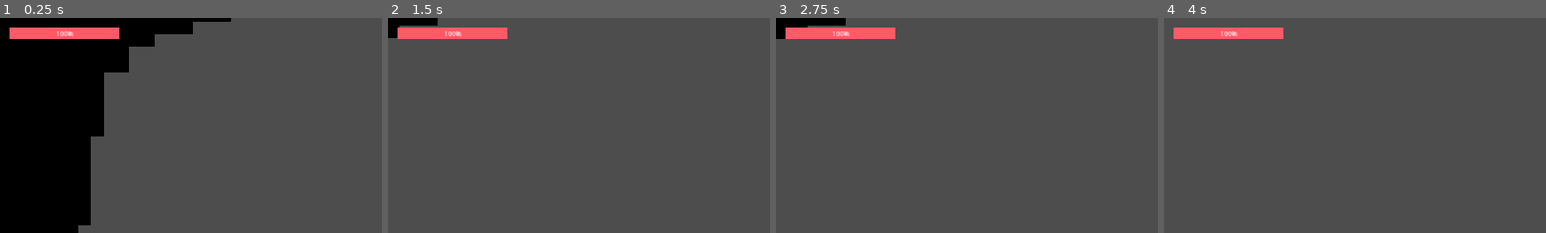
Above: before the commit, frames 1-4 (left to right).
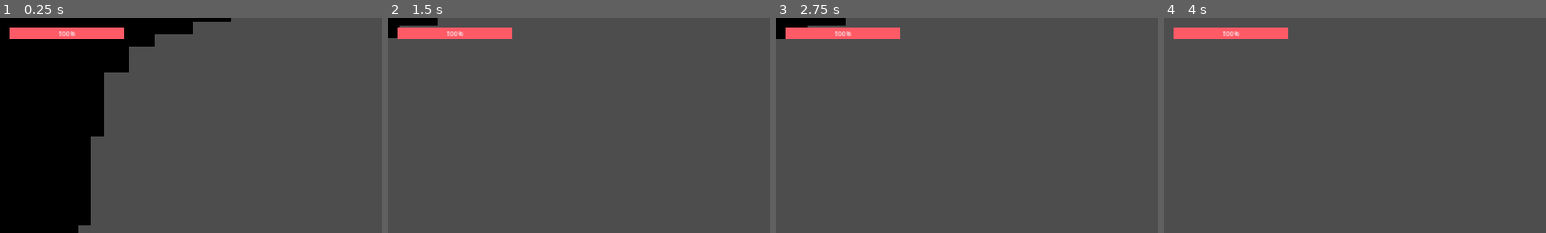
Above: after the commit, the same moments.

Repository: level-up-games/game-repo
Game: Godot game, scene res://2. Areas/1. Abandoned City/Scenes/abandoned_city_1.tscn
Same seed, same stepped clock (60 frames per second), same inputs: the game is played once before the commit and once after it. This scene is started directly instead of the project's main scene.
Inputs (mouse positions are % of the whole screen's width and height, from its top left):
- Up to frame 1 (0.25 s): no input
- Up to frame 2 (1.5 s): move the mouse to (72, 45) at 0.52 s; press the mouse at (72, 45) at 0.53 s; hold D (Move_Right) from 0.53 s (still down); tap Space (Jump) at 0.77 s; move the mouse to (30, 55) at 1.27 s; release the mouse at (30, 55) at 1.28 s; right-click (30, 55) at 1.35 s
- Up to frame 3 (2.75 s): tap Space (Jump) at 1.52 s; move the mouse to (60, 28) at 2.02 s; release D (Move_Right) at 2.03 s; hold A (Move_Left) from 2.03 s (still down); tap Alt (Counter) at 2.1 s
- Up to frame 4 (4 s): move the mouse to (45, 70) at 2.77 s; release A (Move_Left) at 2.78 s; hold D (Move_Right) from 2.78 s (still down); tap Shift (Dash) at 2.85 s; tap Space (Jump) at 3.02, 3.77 s; move the mouse to (80, 65) at 3.52 s; press the mouse at (80, 65) at 3.53 s
The pictures show only the part of the screen within x 0-50%, y 0-50%; the shares and areas given below are measured in that part.

The runs differ from the first frame. In frame 1, 0.1% of the frame differs, in the area x 15-33%, y 4-10%; in frame 2, 0.1%; in frame 3, 0.1%; in frame 4, 0.1%.

Commit message:
Rewrite inventory (Halfway)

Diff:
--- a/1. Other/1. Inventory/Assets/InventoryUI.tscn
+++ /dev/null
@@ -1,13 +0,0 @@
-[gd_scene load_steps=2 format=3 uid="uid://cd3s4245dg6f1"]
-
-[ext_resource type="Script" path="res://1. Other/1. Inventory/Scripts/inventory_ui.gd" id="1_dg1bo"]
-
-[node name="InventoryUI" type="Control"]
-layout_mode = 3
-anchors_preset = 0
-script = ExtResource("1_dg1bo")
-
-[node name="ColorRect" type="ColorRect" parent="."]
-layout_mode = 0
-offset_right = 136.0
-offset_bottom = 83.0
--- a/1. Other/1. Inventory/PlayerInventory.tres
+++ b/1. Other/1. Inventory/PlayerInventory.tres
@@ -1,8 +1,9 @@
-[gd_resource type="Resource" script_class="Inventory" load_steps=3 format=3 uid="uid://btmuvbcapffjk"]
+[gd_resource type="Resource" script_class="Inventory" load_steps=4 format=3 uid="uid://btmuvbcapffjk"]
 
 [ext_resource type="Script" path="res://1. Other/1. Inventory/Scripts/inventory_item.gd.gd" id="1_sxvku"]
 [ext_resource type="Script" path="res://1. Other/1. Inventory/Scripts/inventory.gd" id="2_a3dtn"]
+[ext_resource type="Resource" uid="uid://cb5bk0ehwpy52" path="res://4. Items/coin.tres" id="2_piq6p"]
 
 [resource]
 script = ExtResource("2_a3dtn")
-items = Array[ExtResource("1_sxvku")]([null, null, null, null, null, null, null, null, null, null, null, null, null, null, null, null, null, null, null, null])
+items = Array[ExtResource("1_sxvku")]([ExtResource("2_piq6p"), ExtResource("2_piq6p"), null, null, null, null, null, null, null, null, null, null, ExtResource("2_piq6p"), null, null, null, null, null, null, null])
--- /dev/null
+++ b/1. Other/1. Inventory/Scenes/InventoryUI.tscn
@@ -0,0 +1,94 @@
+[gd_scene load_steps=4 format=3 uid="uid://cd3s4245dg6f1"]
+
+[ext_resource type="Script" path="res://1. Other/1. Inventory/Scripts/inventory_ui.gd" id="1_dg1bo"]
+[ext_resource type="Texture2D" uid="uid://behfq1n3cwmfb" path="res://1. Other/1. Inventory/Assets/inv-bg.png" id="2_vew3y"]
+[ext_resource type="PackedScene" uid="uid://dlh8250wdmhjf" path="res://1. Other/1. Inventory/Scenes/Slot.tscn" id="3_m411e"]
+
+[node name="InventoryUI" type="Control"]
+custom_minimum_size = Vector2(286, 232)
+layout_mode = 3
+anchors_preset = 0
+offset_right = 286.0
+offset_bottom = 232.0
+script = ExtResource("1_dg1bo")
+
+[node name="NinePatchRect" type="NinePatchRect" parent="."]
+layout_mode = 0
+offset_right = 286.0
+offset_bottom = 232.0
+texture = ExtResource("2_vew3y")
+
+[node name="GridContainer" type="GridContainer" parent="NinePatchRect"]
+layout_mode = 1
+anchors_preset = 8
+anchor_left = 0.5
+anchor_top = 0.5
+anchor_right = 0.5
+anchor_bottom = 0.5
+offset_left = -133.0
+offset_top = -106.0
+offset_right = 133.0
+offset_bottom = 106.0
+grow_horizontal = 2
+grow_vertical = 2
+columns = 5
+
+[node name="Slot1" parent="NinePatchRect/GridContainer" instance=ExtResource("3_m411e")]
+layout_mode = 2
+
+[node name="Slot2" parent="NinePatchRect/GridContainer" instance=ExtResource("3_m411e")]
+layout_mode = 2
+
+[node name="Slot3" parent="NinePatchRect/GridContainer" instance=ExtResource("3_m411e")]
+layout_mode = 2
+
+[node name="Slot4" parent="NinePatchRect/GridContainer" instance=ExtResource("3_m411e")]
+layout_mode = 2
+
+[node name="Slot5" parent="NinePatchRect/GridContainer" instance=ExtResource("3_m411e")]
+layout_mode = 2
+
+[node name="Slot6" parent="NinePatchRect/GridContainer" instance=ExtResource("3_m411e")]
+layout_mode = 2
+
+[node name="Slot7" parent="NinePatchRect/GridContainer" instance=ExtResource("3_m411e")]
+layout_mode = 2
+
+[node name="Slot8" parent="NinePatchRect/GridContainer" instance=ExtResource("3_m411e")]
+layout_mode = 2
+
+[node name="Slot9" parent="NinePatchRect/GridContainer" instance=ExtResource("3_m411e")]
+layout_mode = 2
+
+[node name="Slot10" parent="NinePatchRect/GridContainer" instance=ExtResource("3_m411e")]
+layout_mode = 2
+
+[node name="Slot11" parent="NinePatchRect/GridContainer" instance=ExtResource("3_m411e")]
+layout_mode = 2
+
+[node name="Slot12" parent="NinePatchRect/GridContainer" instance=ExtResource("3_m411e")]
+layout_mode = 2
+
+[node name="Slot13" parent="NinePatchRect/GridContainer" instance=ExtResource("3_m411e")]
+layout_mode = 2
+
+[node name="Slot14" parent="NinePatchRect/GridContainer" instance=ExtResource("3_m411e")]
+layout_mode = 2
+
+[node name="Slot15" parent="NinePatchRect/GridContainer" instance=ExtResource("3_m411e")]
+layout_mode = 2
+
+[node name="Slot16" parent="NinePatchRect/GridContainer" instance=ExtResource("3_m411e")]
+layout_mode = 2
+
+[node name="Slot17" parent="NinePatchRect/GridContainer" instance=ExtResource("3_m411e")]
+layout_mode = 2
+
+[node name="Slot18" parent="NinePatchRect/GridContainer" instance=ExtResource("3_m411e")]
+layout_mode = 2
+
+[node name="Slot19" parent="NinePatchRect/GridContainer" instance=ExtResource("3_m411e")]
+layout_mode = 2
+
+[node name="Slot20" parent="NinePatchRect/GridContainer" instance=ExtResource("3_m411e")]
+layout_mode = 2
--- /dev/null
+++ b/1. Other/1. Inventory/Scenes/Slot.tscn
@@ -0,0 +1,28 @@
+[gd_scene load_steps=3 format=3 uid="uid://dlh8250wdmhjf"]
+
+[ext_resource type="Texture2D" uid="uid://dlspht0eqf06y" path="res://1. Other/1. Inventory/Assets/inv-slot.png" id="1_0h4m6"]
+[ext_resource type="Script" path="res://1. Other/1. Inventory/Scripts/slot.gd" id="1_mrhq4"]
+
+[node name="Slot" type="Panel"]
+self_modulate = Color(1, 1, 1, 0)
+custom_minimum_size = Vector2(50, 50)
+offset_right = 50.0
+offset_bottom = 50.0
+script = ExtResource("1_mrhq4")
+
+[node name="Sprite2D" type="Sprite2D" parent="."]
+scale = Vector2(0.127551, 0.135135)
+texture = ExtResource("1_0h4m6")
+centered = false
+
+[node name="CenterContainer" type="CenterContainer" parent="."]
+custom_minimum_size = Vector2(50, 50)
+layout_mode = 0
+offset_right = 50.0
+offset_bottom = 50.0
+
+[node name="Panel" type="Panel" parent="CenterContainer"]
+self_modulate = Color(1, 1, 1, 0)
+layout_mode = 2
+
+[node name="ItemDisplay" type="Sprite2D" parent="CenterContainer/Panel"]
--- a/1. Other/1. Inventory/Scripts/inventory_ui.gd
+++ b/1. Other/1. Inventory/Scripts/inventory_ui.gd
@@ -1,9 +1,20 @@
 extends Control
+
+@onready var inventory: Inventory = preload("res://1. Other/1. Inventory/PlayerInventory.tres")
+@onready var slots: Array = $NinePatchRect/GridContainer.get_children()
 
 var is_open: bool = false
 
+
 func _ready() -> void:
+	update_slots()
 	visible = false
+
+
+func update_slots() -> void:
+	for i in range(min(inventory.items.size(), slots.size())):
+		slots[i].update(inventory.items[i])
+
 
 func _process(delta: float) -> void:
 	if Input.is_action_just_pressed("Open_Inventory"):
--- /dev/null
+++ b/1. Other/1. Inventory/Scripts/slot.gd
@@ -0,0 +1,10 @@
+extends Panel
+
+@onready var item_visual: Sprite2D = $CenterContainer/Panel/ItemDisplay
+
+func update(item: InventoryItem):
+	if !item:
+		item_visual.visible = false
+		return
+	item_visual.visible = true
+	item_visual.texture = item.texture
--- a/1. Other/3. Player/Scenes/player.tscn
+++ b/1. Other/3. Player/Scenes/player.tscn
@@ -42,7 +42,6 @@
 [ext_resource type="Script" path="res://PlayerHurtbox.gd" id="40_idlto"]
 [ext_resource type="Texture2D" uid="uid://b0lsktbjhv4nn" path="res://1. Other/3. Player/Assets/Run Animation/frame0019.png" id="40_uq2ui"]
 [ext_resource type="PackedScene" uid="uid://d3ndp0r41pqda" path="res://3. Weapons/2. Sword/Test Sword/test_sword.tscn" id="41_cl2f0"]
-[ext_resource type="PackedScene" uid="uid://cd3s4245dg6f1" path="res://1. Other/1. Inventory/Assets/InventoryUI.tscn" id="43_0ffn6"]
 
 [sub_resource type="SpriteFrames" id="SpriteFrames_2wi05"]
 animations = [{
@@ -482,5 +481,3 @@
 
 [node name="HurtboxCollision" type="CollisionPolygon2D" parent="Hurtbox"]
 polygon = PackedVector2Array(4, 1, -10, 2, -11, -7, -9, -13, -10, -19, -21, -32, -22, -36, -21, -40, -18, -43, -17, -55 …(465 unchanged characters)…
-
-[node name="InventoryUI" parent="." instance=ExtResource("43_0ffn6")]
--- a/2. Areas/1. Abandoned City/Scenes/abandoned_city_1.tscn
+++ b/2. Areas/1. Abandoned City/Scenes/abandoned_city_1.tscn
@@ -1,11 +1,9 @@
-[gd_scene load_steps=13 format=4 uid="uid://cjwnd5fmbi3ir"]
+[gd_scene load_steps=11 format=4 uid="uid://cjwnd5fmbi3ir"]
 
 [ext_resource type="Texture2D" uid="uid://bb5o74ccm0g3j" path="res://Black Pixel.jpg" id="1_acocg"]
-[ext_resource type="Script" path="res://stuff/Scripts/game.gd" id="1_cal1f"]
 [ext_resource type="PackedScene" uid="uid://r802u2g0c73d" path="res://1. Other/3. Player/Scenes/player.tscn" id="2_w5sf4"]
-[ext_resource type="PackedScene" uid="uid://qh8pafqg3aet" path="res://1. Other/1. Inventory/Scenes/hotbar.tscn" id="3_2cckt"]
 [ext_resource type="Script" path="res://2. Areas/1. Abandoned City/Scripts/world_collision.gd" id="3_8xnue"]
-[ext_resource type="PackedScene" uid="uid://7e70lbduvm22" path="res://1. Other/1. Inventory/Scenes/inventory.tscn" id="4_m0vto"]
+[ext_resource type="PackedScene" uid="uid://cd3s4245dg6f1" path="res://1. Other/1. Inventory/Scenes/InventoryUI.tscn" id="5_gpmfd"]
 [ext_resource type="Script" path="res://1. Other/3. Player/Scripts/progress_bar.gd" id="6_3l82o"]
 [ext_resource type="Script" path="res://1. Other/3. Player/Scripts/player_camera.gd" id="7_m1v1x"]
 [ext_resource type="Script" path="res://1. Other/3. Player/Scripts/camera_bottom.gd" id="9_kowsf"]
@@ -26,7 +24,6 @@
 bg_color = Color(1, 0.353694, 0.401166, 1)
 
 [node name="Abandoned City 1" type="Node2D"]
-script = ExtResource("1_cal1f")
 
 [node name="World Collision" type="TileMapLayer" parent="."]
 tile_map_data = PackedByteArray("AABNALf/AwAAAAAAAABOALf/AwAAAAAAAABNALj/AwAAAAAAAABNALn/AwAAAAAAAABNALr/AwAAAAAAAABNAL …(46656 unchanged characters)…
@@ -40,28 +37,20 @@
 offset = Vector2(-250, 65)
 transform = Transform2D(1, 0, 0, 1, -250, 65)
 
-[node name="Hotbar" parent="Player/User Interface" instance=ExtResource("3_2cckt")]
-offset_left = 1885.0
-offset_top = -29.0
-offset_right = 1885.0
-offset_bottom = -29.0
-metadata/_edit_use_anchors_ = true
-
-[node name="Inventory" parent="Player/User Interface" instance=ExtResource("4_m0vto")]
-offset_left = 1886.0
-offset_top = 30.0
-offset_right = 1886.0
-offset_bottom = 30.0
-metadata/_edit_use_anchors_ = true
-
 [node name="Healthbar" type="ProgressBar" parent="Player/User Interface"]
 offset_left = 275.0
 offset_top = -41.0
-offset_right = 549.0
+offset_right = 561.0
 offset_bottom = -14.0
 theme_override_styles/fill = SubResource("StyleBoxFlat_ty1ux")
 value = 100.0
 script = ExtResource("6_3l82o")
+
+[node name="InventoryUI" parent="Player/User Interface" instance=ExtResource("5_gpmfd")]
+offset_left = 275.0
+offset_top = -5.0
+offset_right = 562.0
+offset_bottom = 227.0
 
 [node name="Player Camera" type="Camera2D" parent="Player"]
 position = Vector2(0, -190)
--- a/stuff/Scripts/game.gd
+++ /dev/null
@@ -1,12 +0,0 @@
-extends Node2D
-
-@onready var inventory = $"Player/User Interface/Inventory"
-
-func _input(event: InputEvent) -> void:
-	if event.is_action_pressed("Open_Inventory"):
-		if inventory.visible:
-			inventory.hide_inventory()
-			# $CraftingMenu.visible = false
-		else:
-			inventory.show_inventory()
-			# $CraftingMenu.visible = true
Binary file changed: 1. Other/1. Inventory/Assets/gold-coin.png
Binary file added: 1. Other/1. Inventory/Assets/inv-bg.png
Not shown, added: 1. Other/1. Inventory/Assets/inv-bg.png.import
Binary file added: 1. Other/1. Inventory/Assets/inv-slot.png
Not shown, added: 1. Other/1. Inventory/Assets/inv-slot.png.import
Not shown: 1 places in 1. Other/3. Player/Scenes/player.tscn that only renumber resources
